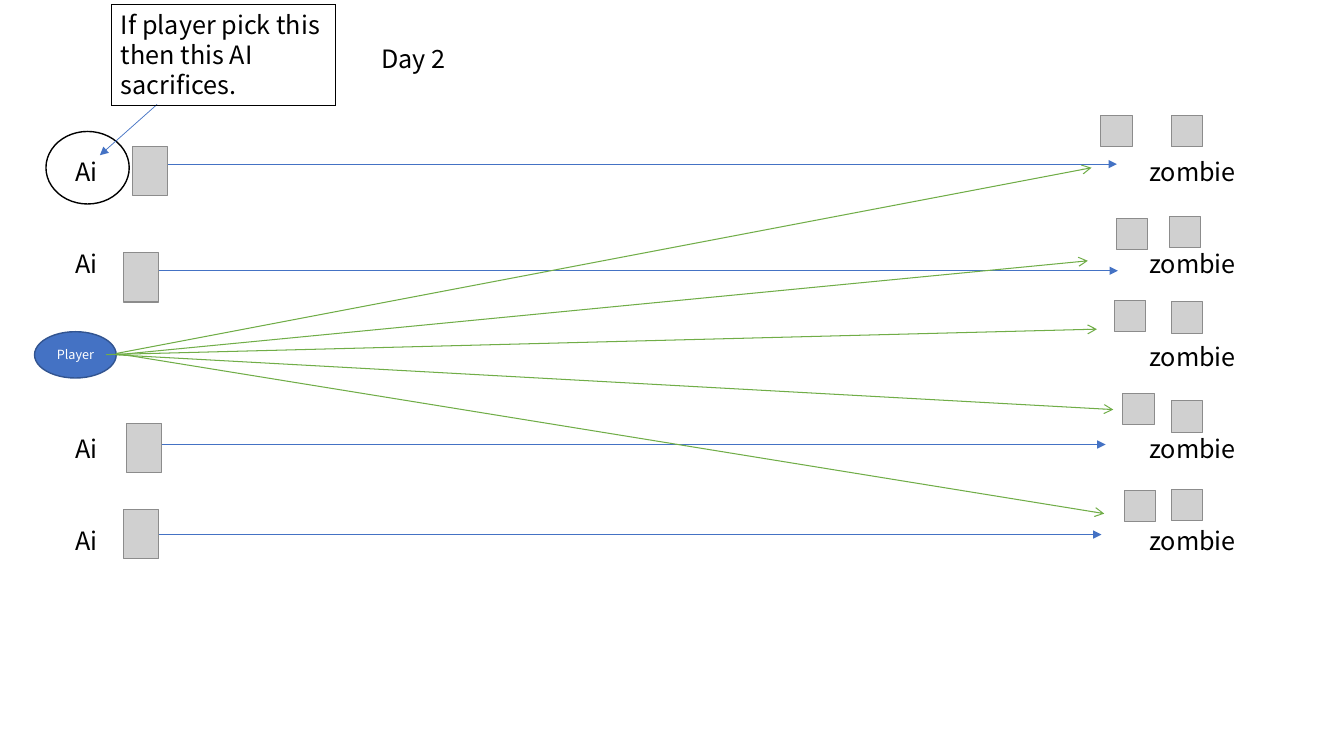
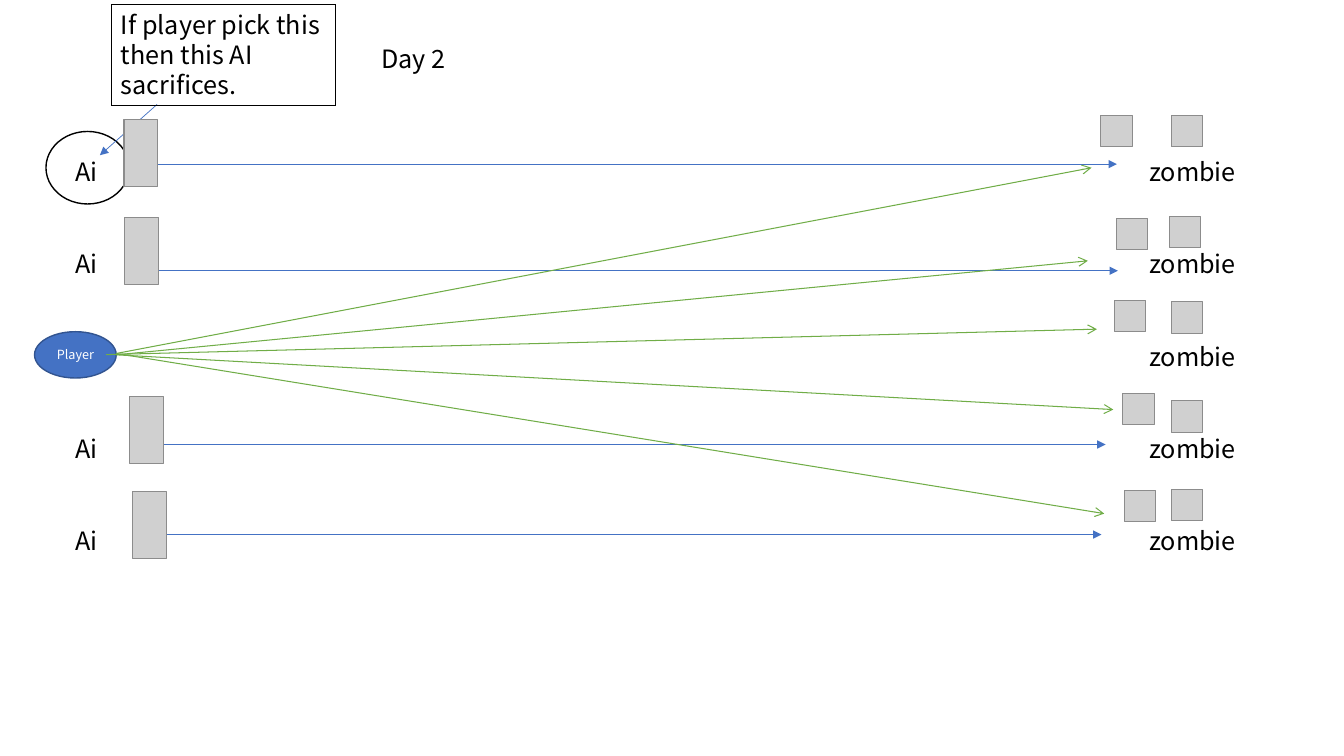
Before and after one commit to Rudy-Castan-DigiPen-Teaching/cs099-final-project-make-a-game-Minki-Cho, a slide deck: slide 8 of game_document/game.pptx. Drawn at 1344x756 pixels with LibreOffice and Linux fonts; fonts in the diff are those of the drawing; grey boxes stand for pictures. Boxes give left, top, right and bottom in pixels: in the first picture for what was removed or moved away, otherwise in the second. Text is boxed around its words. In the diff, an @@ line names an element or a change of style, - is before the commit and + after.

```diff
--- a/game_document/game.pptx
+++ b/game_document/game.pptx
@@ picture added at (x1=124, y1=120, x2=157, y2=188) @@
@@ picture removed at (x1=132, y1=146, x2=167, y2=196) @@
@@ picture added at (x1=125, y1=217, x2=158, y2=284) @@
@@ picture removed at (x1=124, y1=253, x2=159, y2=302) @@
@@ picture added at (x1=130, y1=396, x2=163, y2=464) @@
@@ picture removed at (x1=126, y1=423, x2=161, y2=473) @@
@@ picture removed at (x1=124, y1=509, x2=159, y2=559) @@
@@ picture added at (x1=133, y1=491, x2=166, y2=559) @@
```
Also in this commit, not shown: 2 other slides changed, 57 other files.
